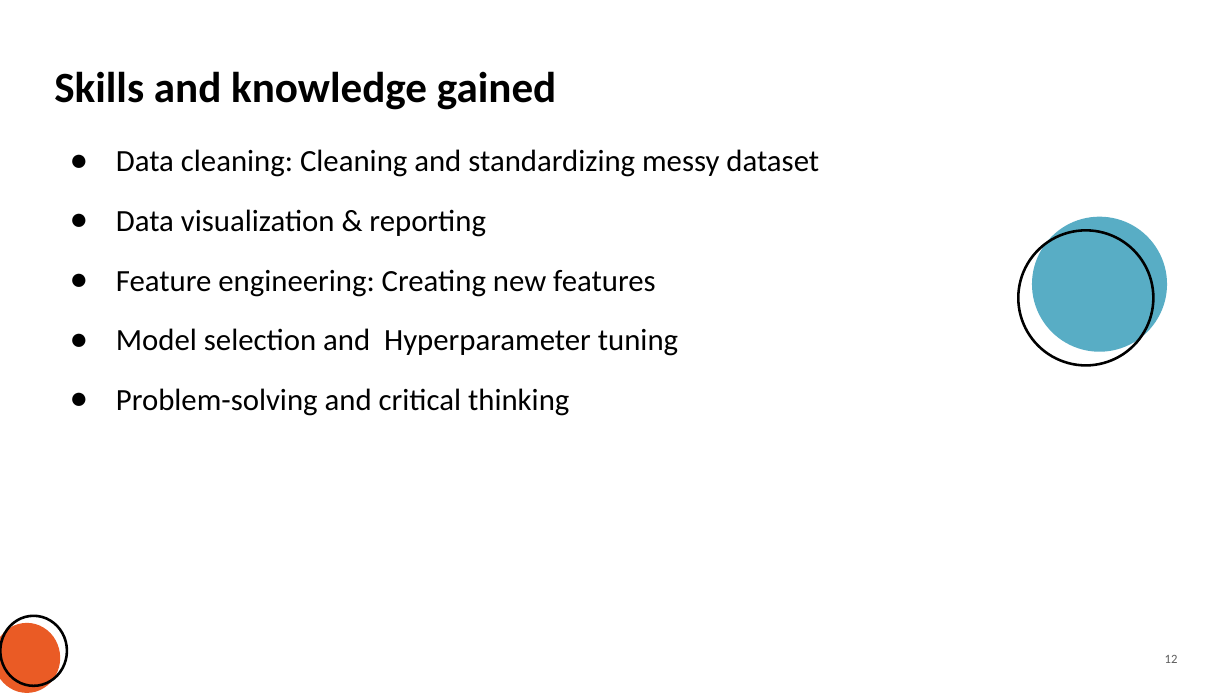
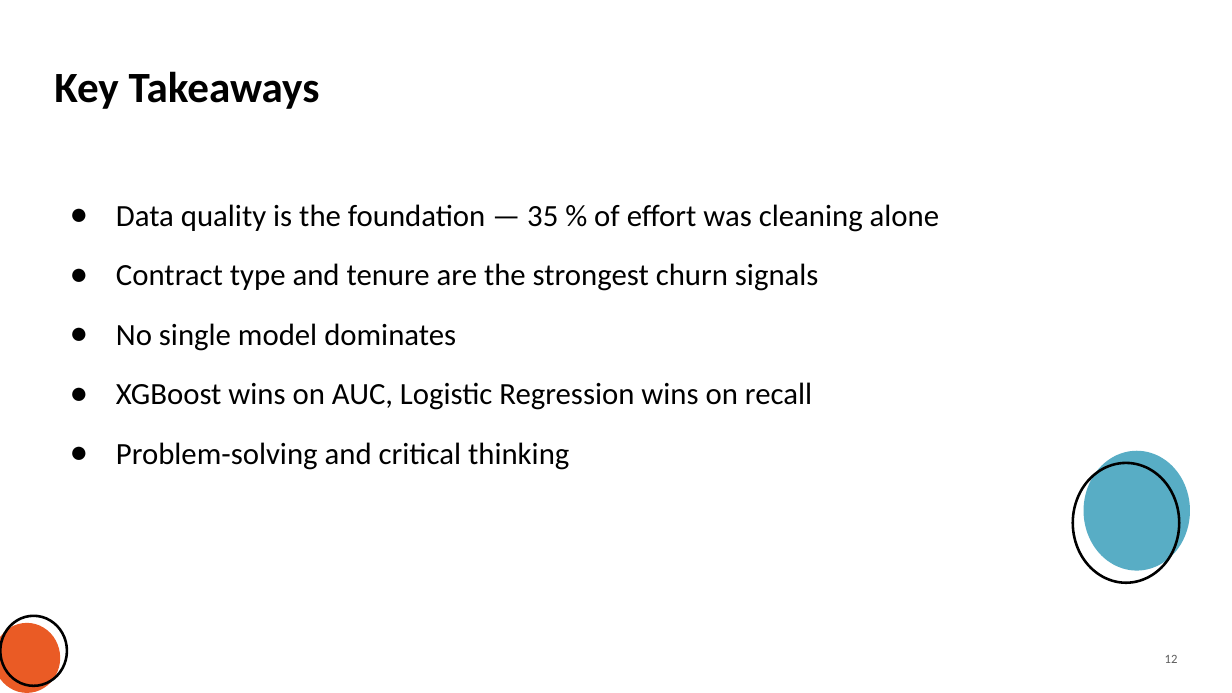
Before and after one commit to gwillcoding/ML_project, a slide deck: slide 12 of Project_presentation.pptx. Drawn at 1232x693 pixels with LibreOffice and Linux fonts; fonts in the diff are those of the drawing; background and template pictures are left out. Boxes give left, top, right and bottom in pixels: in the first picture for what was removed or moved away, otherwise in the second. Text is boxed around its words. In the diff, an @@ line names an element or a change of style, - is before the commit and + after.

```diff
--- a/Project_presentation.pptx
+++ b/Project_presentation.pptx
@@ title at (54,71,320,109): text changed @@
-Skills and knowledge gained
+Key Takeaways
@@ text at (116,204,939,410): text changed @@
-● Data cleaning: Cleaning and standardizing messy dataset
-● Data visualization & reporting
-● Feature engineering: Creating new features
-● Model selection and Hyperparameter tuning
+● Data quality is the foundation — 35 % of effort was cleaning alone
+● Contract type and tenure are the strongest churn signals
+● No single model dominates
+● XGBoost wins on AUC, Logistic Regression wins on recall
@@ ellipse: place and size @@
-ellipse at (1019,230,1154,366)
+ellipse at (1073,463,1179,583)
@@ ellipse: place and size @@
-ellipse at (1032,217,1168,352)
+ellipse at (1083,451,1189,570)
```
Also in this commit, not shown: 9 other slides changed, 3 slides added, 4 slides removed, 2 other files.
